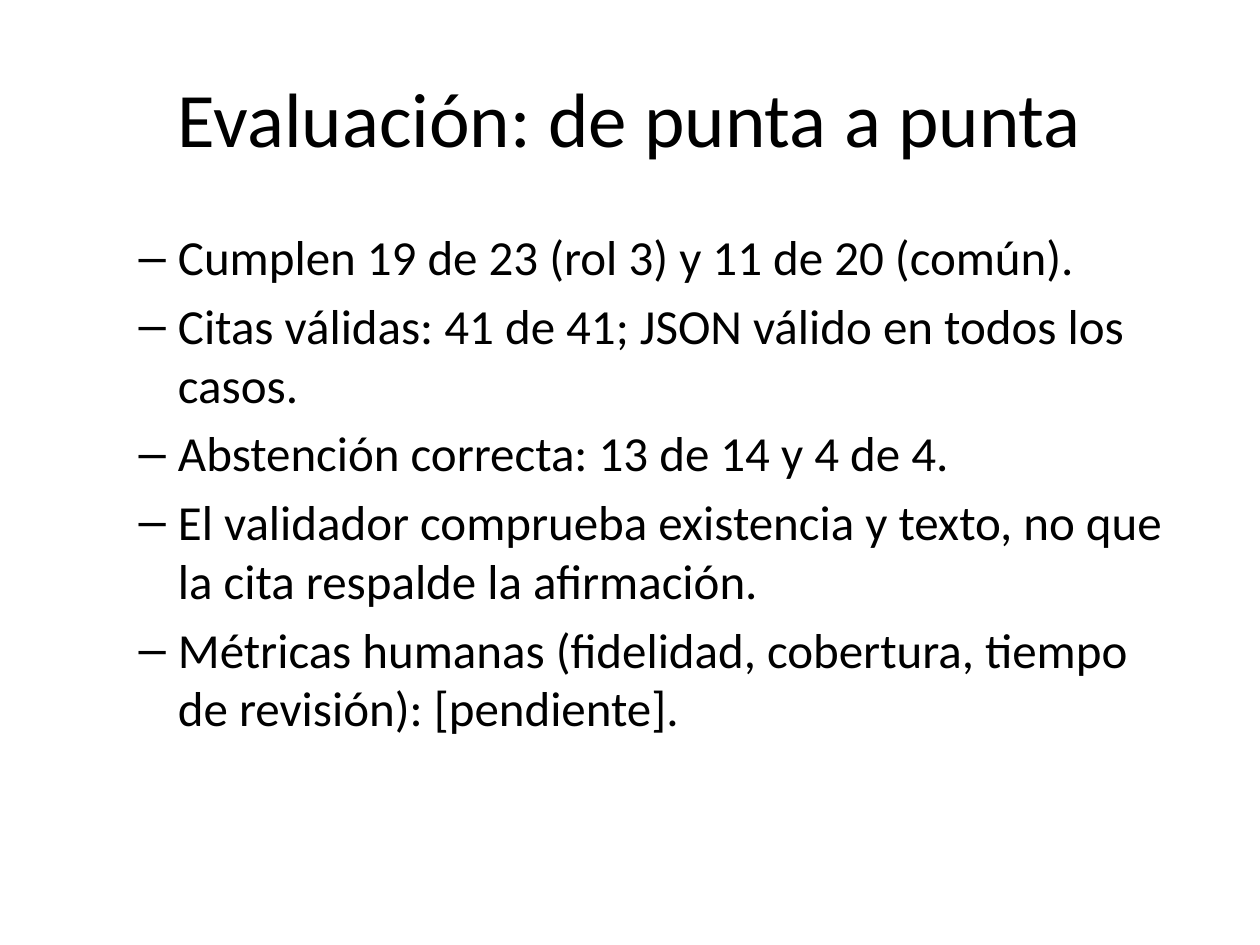
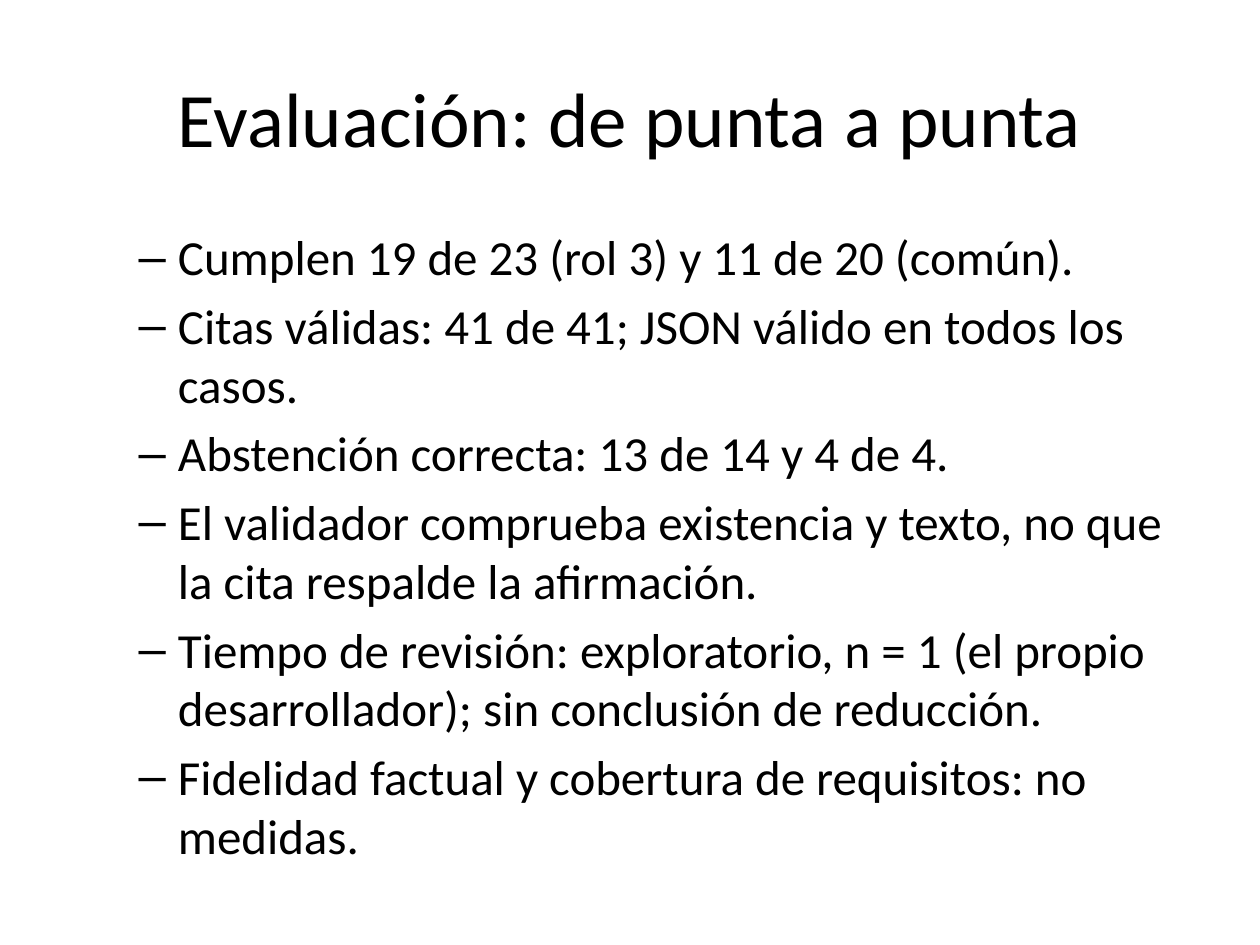
Before and after one commit to donmatthiuz/NLP, a slide deck: slide 11 of docs/presentacion/Diapositivas.pptx. Drawn at 1260x945 pixels with LibreOffice and Linux fonts; fonts in the diff are those of the drawing. Boxes give left, top, right and bottom in pixels: in the first picture for what was removed or moved away, otherwise in the second. Text is boxed around its words. In the diff, an @@ line names an element or a change of style, - is before the commit and + after.

Commit message:
docs: diapositivas y guion sincronizados con la evaluación humana y las correcciones; la demo usa la pregunta de plicas verificada

```diff
--- a/docs/presentacion/Diapositivas.pptx
+++ b/docs/presentacion/Diapositivas.pptx
@@ text at [178,632,1144,855]: text changed @@
-  – Métricas humanas (fidelidad, cobertura, tiempo de revisión): [pendiente].
+  – Tiempo de revisión: exploratorio, n = 1 (el propio desarrollador); sin conclusión de reducción.
+  – Fidelidad factual y cobertura de requisitos: no medidas.
```
Also in this commit, not shown: 1 other slide changed, 2 other files.
